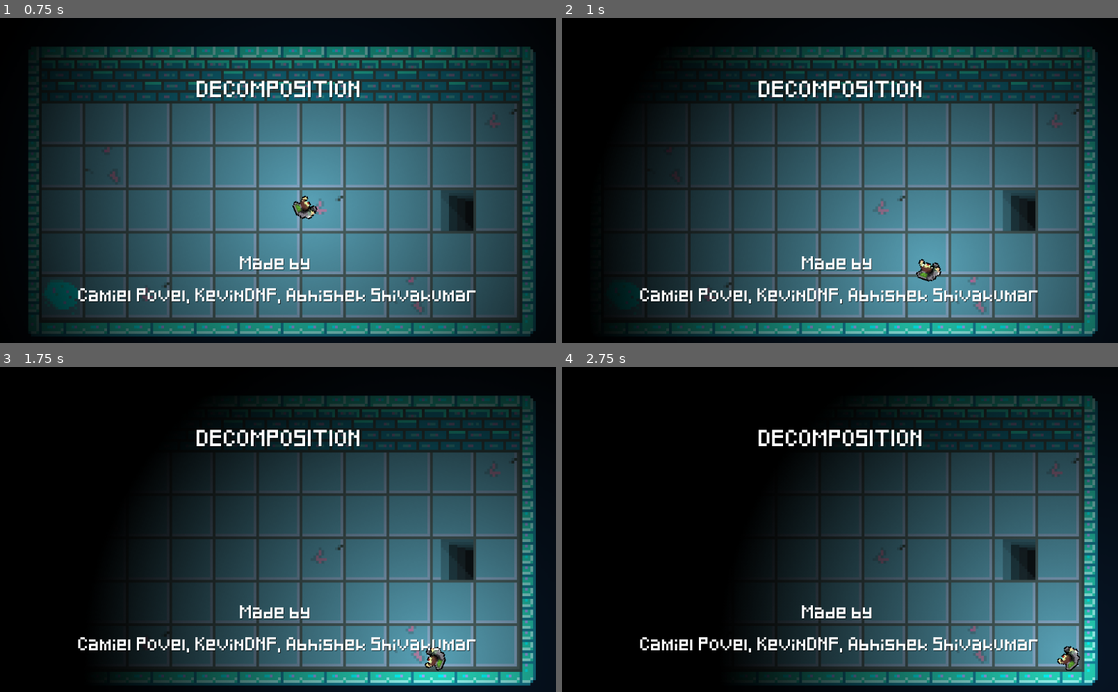
Above: before the commit, frames 1-4 (two rows, left to right).
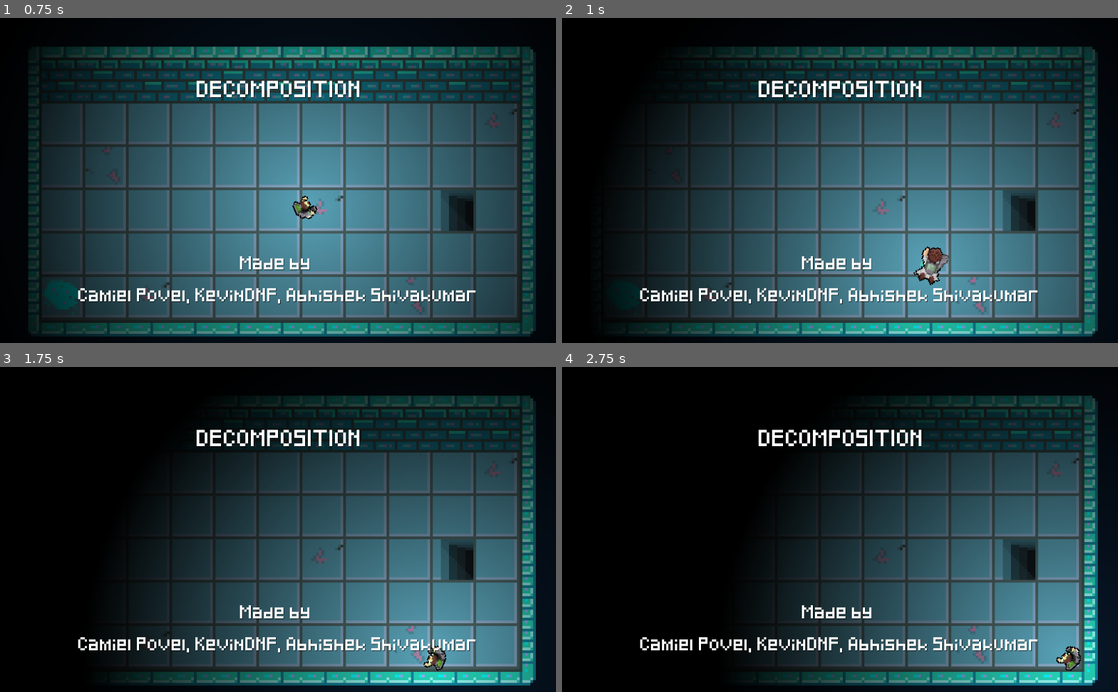
Above: after the commit, the same moments.

Repository: godofecht/Decomposition-Godofecht
Game: Godot game, scene res://MainScreen/MainScreen.tscn
The game is run twice, just before and just after one commit, with the same random seed, the same clock (stepped at 60 frames per second) and the same inputs.
Inputs (mouse positions are in pixels of both pictures, inside the frame that each line leads up to):
- Up to frame 1 (0.75 s): tap Enter at 0.5 s; move the mouse to (400, 164) at 0.52 s; hold Right from 0.53 s (still down); hold S (KEY_DOWN) from 0.53 s (still down)
- Up to frame 2 (1 s): keep holding Right; keep holding S (KEY_DOWN); tap Space at 0.77 s
- Up to frame 3 (1.75 s): move the mouse to (166, 545) at 1.27 s; release Right at 1.28 s; release S (KEY_DOWN) at 1.28 s; hold Down from 1.28 s (still down); tap A (KEY_LEFT) at 1.35 s; tap Space at 1.52 s
- Up to frame 4 (2.75 s): tap Space at 2 s; move the mouse to (895, 458) at 2.02 s; release Down at 2.03 s; hold Right from 2.03 s (still down); hold D (KEY_RIGHT) from 2.03 s (still down)

Frame 1 is identical in both runs. In frame 2, 0.4% of the frame differs, in the area x 63-70%, y 70-83%; in frame 3, 0.1%; in frame 4, 0.1%.

Commit message:
fixed dash

Diff:
--- a/Player/Player.tscn
+++ b/Player/Player.tscn
@@ -106,6 +106,9 @@
 "values": [ 0, 1 ]
 }
 
+[sub_resource type="AnimationNodeAnimation" id=19]
+animation = "Dash"
+
 [sub_resource type="AnimationNodeAnimation" id=4]
 animation = "Shooting"
 
@@ -123,16 +126,26 @@
 
 [sub_resource type="AnimationNodeStateMachineTransition" id=10]
 
+[sub_resource type="AnimationNodeStateMachineTransition" id=20]
+
+[sub_resource type="AnimationNodeStateMachineTransition" id=21]
+
+[sub_resource type="AnimationNodeStateMachineTransition" id=22]
+
+[sub_resource type="AnimationNodeStateMachineTransition" id=23]
+
 [sub_resource type="AnimationNodeStateMachine" id=11]
+states/Dash/node = SubResource( 19 )
+states/Dash/position = Vector2( 567, 145 )
 states/Shooting/node = SubResource( 4 )
 states/Shooting/position = Vector2( 391, 174 )
 states/Suction/node = SubResource( 5 )
 states/Suction/position = Vector2( 537, 77 )
 states/Walking/node = SubResource( 6 )
 states/Walking/position = Vector2( 283, 77 )
-transitions = [ "Walking", "Suction", SubResource( 7 ), "Suc …(77 unchanged characters)… "Shooting", "Walking", SubResource( 10 ) ]
+transitions = [ "Walking", "Suction", SubResource( 7 ), "Suc …(77 unchanged characters)… "Shooting", "Walking", SubResource( 10 ), "Walking", "Dash", SubResource( 20 ), "Dash", "Walking", SubResource( 21 ), "Shooting", "Dash", SubResource( 22 ), "Suction", "Dash", SubResource( 23 ) ]
 start_node = "Walking"
-graph_offset = Vector2( 15, 40 )
+graph_offset = Vector2( -1, 29 )
 
 [sub_resource type="AnimationNodeStateMachinePlayback" id=12]
 
Not shown: 1 places in Player/Player.tscn that only renumber resources
